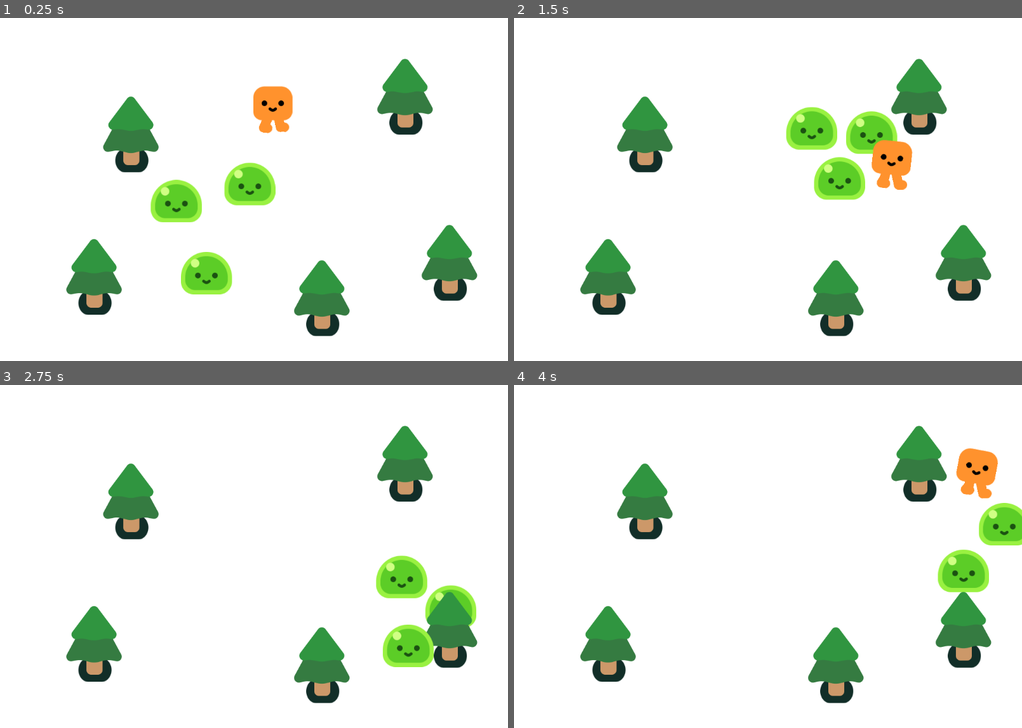
Above: before the commit, frames 1-4 (two rows, left to right).
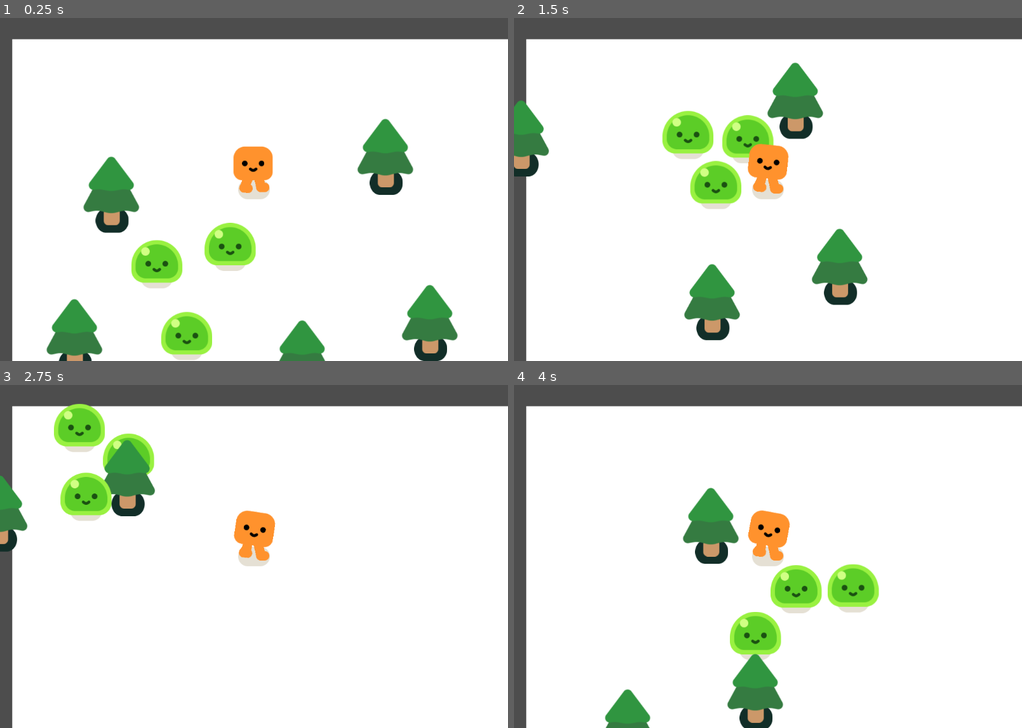
Above: after the commit, the same moments.

Repository: TranQuocNghiaGameMaker/Vampire-Survivor-In-GODOT
Game: Godot game, scene res://Scenes/Survival Game.tscn
The game is run twice, just before and just after one commit, with the same random seed, the same clock (stepped at 60 frames per second) and the same inputs.
Inputs:
- Up to frame 1 (0.25 s): no input
- Up to frame 2 (1.5 s): hold Right (move_right) 0.53-1.28 s; hold Down (move_down) from 1.28 s (still down)
- Up to frame 3 (2.75 s): release Down (move_down) at 2.03 s; hold Right (move_right) from 2.03 s (still down)
- Up to frame 4 (4 s): release Right (move_right) at 2.78 s; hold Up (move_up) 2.78-3.53 s; hold Left (move_left) from 3.53 s (still down)

The runs differ from the first frame. In frame 1, 31% of the frame differs, in the area x 0-100%, y 0-100%; in frame 2, 29%; in frame 3, 23%; in frame 4, 27%.

Commit message:
*[NghiaTQ] Make the view follow the player

Diff:
--- a/Scenes/Player.tscn
+++ b/Scenes/Player.tscn
@@ -16,3 +16,5 @@
 [node name="CollisionShape2D" type="CollisionShape2D" parent="."]
 position = Vector2(1, -6)
 shape = SubResource("CapsuleShape2D_06x1l")
+
+[node name="Camera2D" type="Camera2D" parent="."]
--- a/Scenes/Survival Game.tscn
+++ b/Scenes/Survival Game.tscn
@@ -7,9 +7,14 @@
 [node name="Game" type="Node2D"]
 y_sort_enabled = true
 
-[node name="ColorRect" type="ColorRect" parent="."]
-offset_right = 1075.0
-offset_bottom = 727.0
+[node name="CanvasLayer" type="CanvasLayer" parent="."]
+layer = -1
+
+[node name="ColorRect" type="ColorRect" parent="CanvasLayer"]
+offset_left = 26.0
+offset_top = 45.0
+offset_right = 1101.0
+offset_bottom = 772.0
 
 [node name="pine_tree" parent="." instance=ExtResource("2_totqp")]
 position = Vector2(278, 238)
